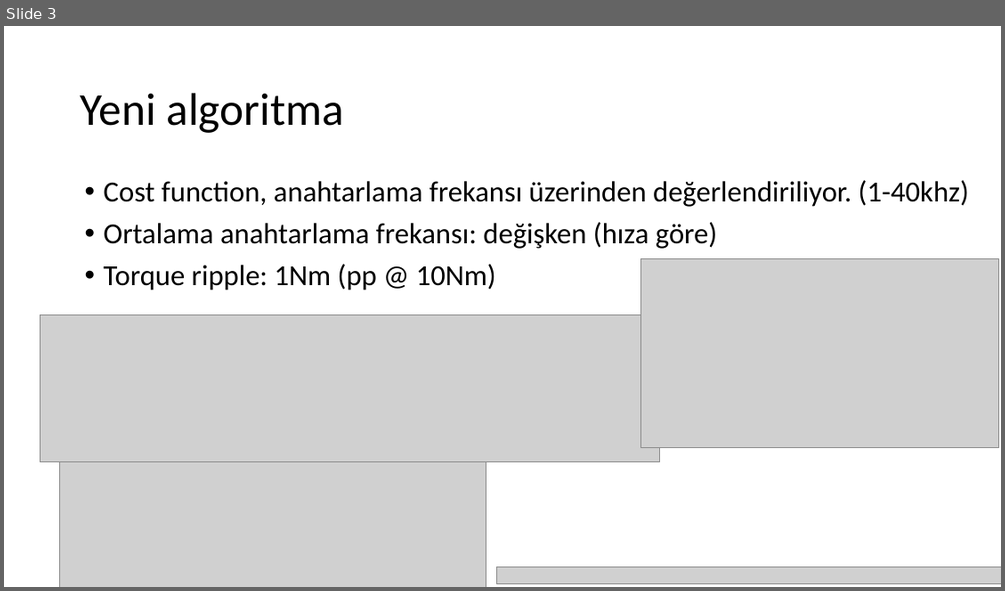
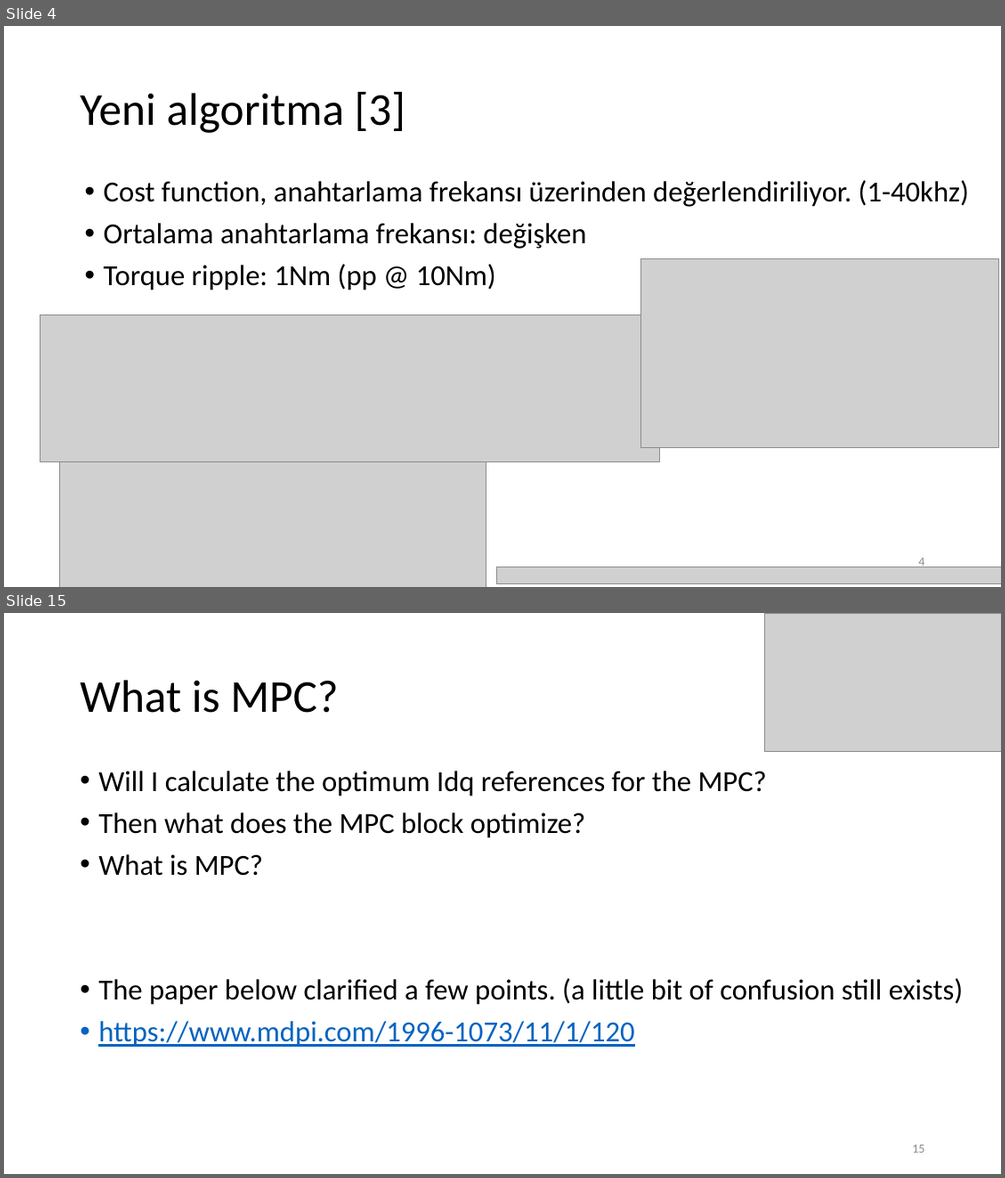
Before and after one commit to hakansrc/fault_tolerant_drives, a slide deck: Simulation/MPC/Sunumlar/MPC_sunum_week35.pptx. Shown one above the other, each under a label of ours: slide 3 before the commit, slides 4 and 15 after it; the slides between them are not shown. The pictures are 1005x591 and 1005x1178 pixels, drawn with LibreOffice and Linux fonts; fonts in the diff are those of the drawing; grey boxes stand for pictures. Boxes give left, top, right and bottom in pixels: in the first picture for what was removed or moved away, otherwise in the second. Text is boxed around its words. In the diff, an @@ line names an element or a change of style, - is before the commit and + after.

```diff
--- a/Simulation/MPC/Sunumlar/MPC_sunum_week35.pptx
+++ b/Simulation/MPC/Sunumlar/MPC_sunum_week35.pptx
@@ slide 15 added at <box>4,613,1001,1174</box>, background #FFFFFF @@
@@ picture added at <box>765,613,1001,751</box> @@
@@ title added at <box>80,680,338,713</box>, 44 pt, text #000000 @@
+What is MPC?
@@ text added at <box>98,771,963,1046</box>, 28 pt, text #000000 @@
+• Will I calculate the optimum Idq references for the MPC?
+• Then what does the MPC block optimize?
+• What is MPC?
+• The paper below clarified a few points. (a little bit of confusion still exists)
+• https://www.mdpi.com/1996-1073/11/1/120
@@ page number added at <box>912,1144,924,1152</box>, 12 pt, text #8C8C8C @@
+15
@@ what was slide 3 is now slide 4 @@
@@ slide 4 changed as well @@
@@ title at <box>80,92,405,133</box>: text changed @@
-Yeni algoritma
+Yeni algoritma [3]
@@ text at <box>104,223,586,248</box>: text changed @@
-• Ortalama anahtarlama frekansı: değişken (hıza göre)
+• Ortalama anahtarlama frekansı: değişken
@@ page number added at <box>918,557,924,567</box>, 12 pt, text #8C8C8C @@
+4
```
Also in this commit, not shown: 2 other slides changed, 14 other slides added, 2 slides removed, 9 other files.
